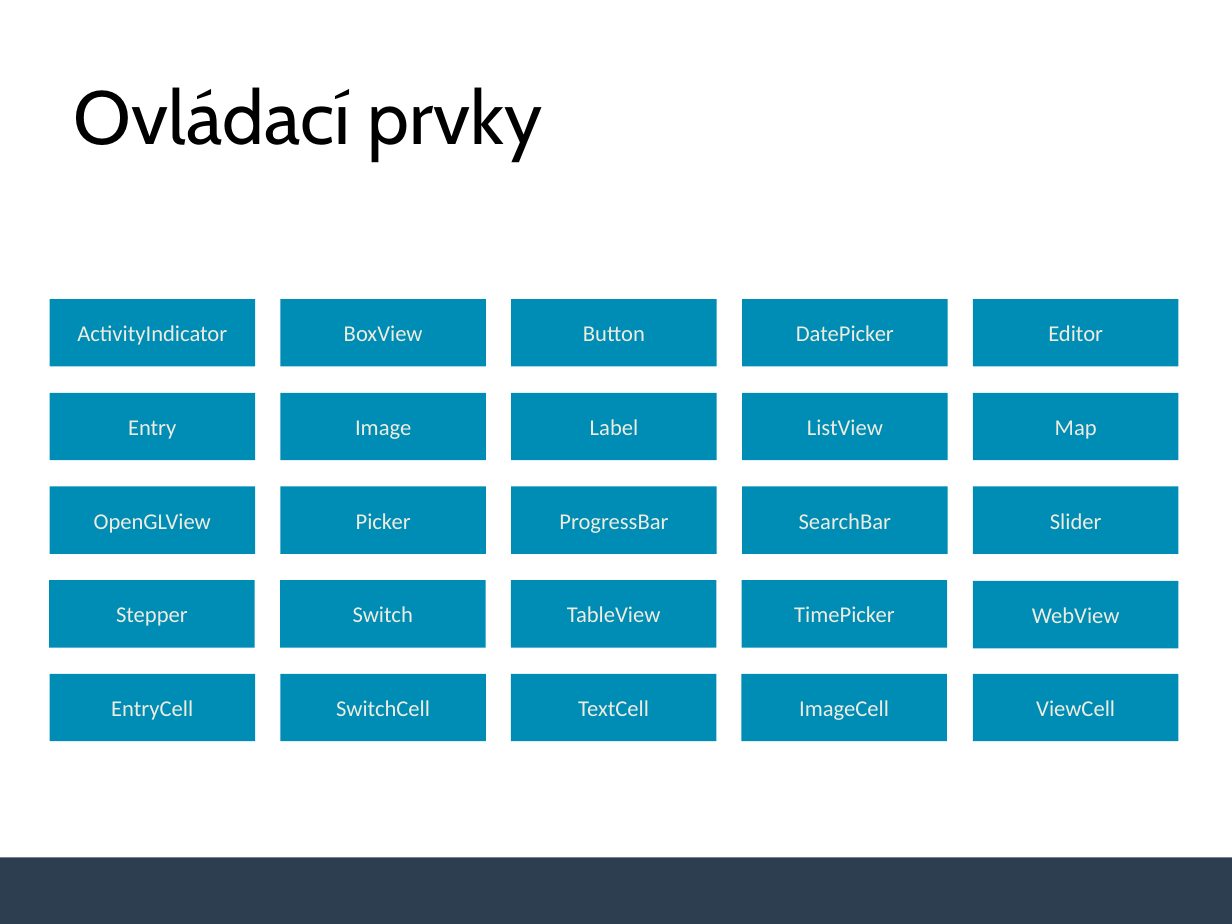
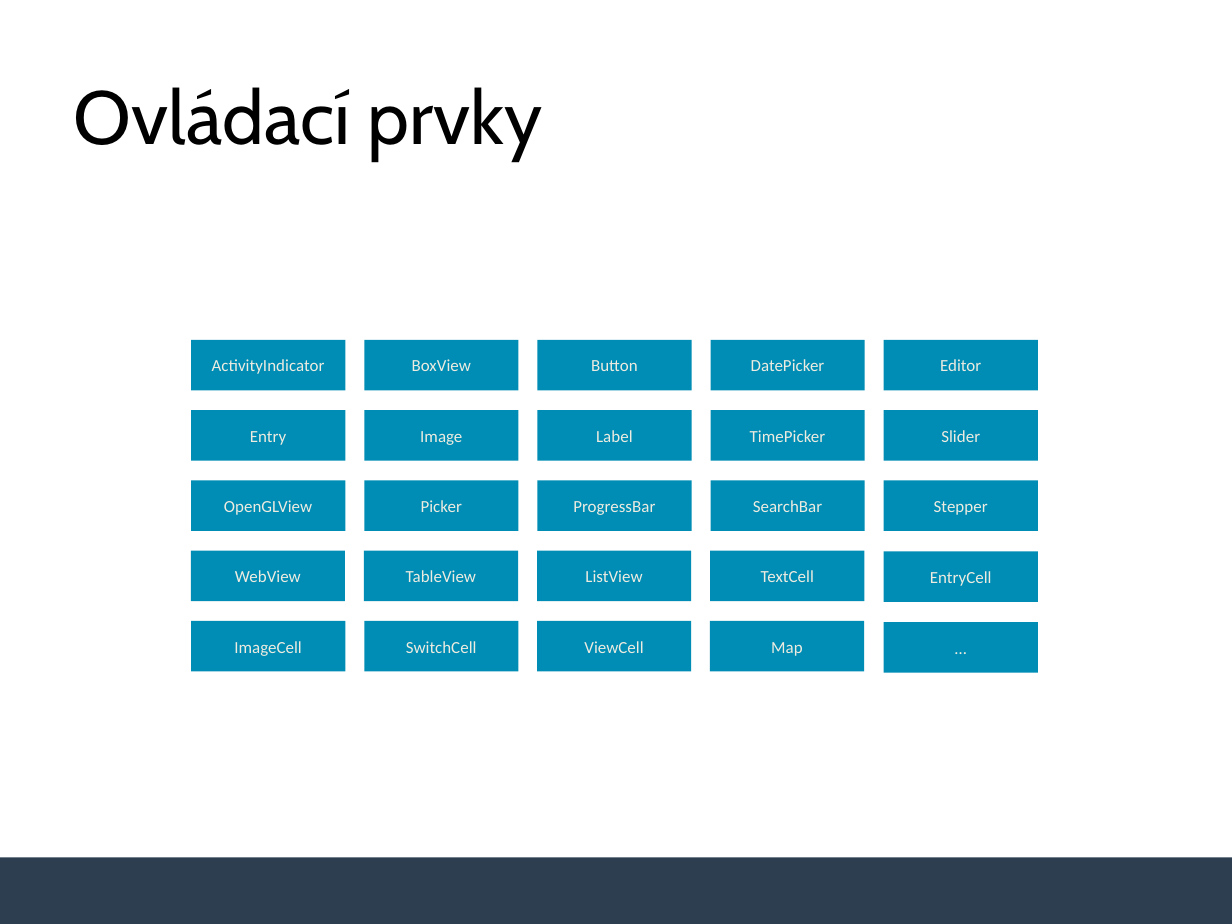
Before and after one commit to jasho/pv239-maui, a slide deck: slide 25 of Lecture/PV239-Xamarin-Lecture.pptx (slide 24 before the commit). Drawn at 1232x924 pixels with LibreOffice and Linux fonts; fonts in the diff are those of the drawing; background and template pictures are left out. Boxes give left, top, right and bottom in pixels: in the first picture for what was removed or moved away, otherwise in the second. Text is boxed around its words. In the diff, an @@ line names an element or a change of style, - is before the commit and + after.

Commit message:
Updated presentation for lecture.

```diff
--- a/Lecture/PV239-Xamarin-Lecture.pptx
+++ b/Lecture/PV239-Xamarin-Lecture.pptx
@@ rounded rectangle "ActivityIndicator": place and size @@
-rounded rectangle "ActivityIndicator" at [49, 299, 255, 367]
+rounded rectangle "ActivityIndicator" at [191, 340, 345, 391]
@@ rounded rectangle "BoxView": place and size @@
-rounded rectangle "BoxView" at [281, 299, 487, 367]
+rounded rectangle "BoxView" at [365, 340, 519, 391]
@@ rounded rectangle "Button": place and size @@
-rounded rectangle "Button" at [511, 299, 717, 367]
+rounded rectangle "Button" at [537, 340, 691, 391]
@@ rounded rectangle "DatePicker": place and size @@
-rounded rectangle "DatePicker" at [742, 299, 947, 367]
+rounded rectangle "DatePicker" at [711, 340, 865, 391]
@@ rounded rectangle "Editor": place and size @@
-rounded rectangle "Editor" at [973, 299, 1179, 367]
+rounded rectangle "Editor" at [883, 340, 1037, 391]
@@ rounded rectangle "Entry": place and size @@
-rounded rectangle "Entry" at [49, 393, 255, 461]
+rounded rectangle "Entry" at [191, 410, 345, 461]
@@ rounded rectangle "Image": place and size @@
-rounded rectangle "Image" at [281, 393, 487, 461]
+rounded rectangle "Image" at [365, 410, 519, 461]
@@ rounded rectangle "Label": place and size @@
-rounded rectangle "Label" at [511, 393, 717, 461]
+rounded rectangle "Label" at [537, 410, 691, 461]
@@ rounded rectangle "TimePicker": place and size @@
-rounded rectangle "TimePicker" at [742, 580, 947, 648]
+rounded rectangle "TimePicker" at [711, 410, 865, 461]
@@ rounded rectangle "Slider": place and size @@
-rounded rectangle "Slider" at [973, 487, 1179, 554]
+rounded rectangle "Slider" at [883, 410, 1037, 461]
@@ rounded rectangle "OpenGLView": place and size @@
-rounded rectangle "OpenGLView" at [49, 487, 255, 554]
+rounded rectangle "OpenGLView" at [191, 480, 345, 531]
@@ rounded rectangle "Picker": place and size @@
-rounded rectangle "Picker" at [281, 487, 487, 554]
+rounded rectangle "Picker" at [365, 480, 519, 531]
@@ rounded rectangle "ProgressBar": place and size @@
-rounded rectangle "ProgressBar" at [511, 487, 717, 554]
+rounded rectangle "ProgressBar" at [537, 480, 691, 531]
@@ rounded rectangle "SearchBar": place and size @@
-rounded rectangle "SearchBar" at [742, 487, 947, 554]
+rounded rectangle "SearchBar" at [711, 480, 865, 531]
@@ rounded rectangle "Stepper": place and size @@
-rounded rectangle "Stepper" at [49, 580, 255, 648]
+rounded rectangle "Stepper" at [883, 480, 1037, 531]
@@ rounded rectangle "WebView": place and size @@
-rounded rectangle "WebView" at [973, 582, 1179, 649]
+rounded rectangle "WebView" at [191, 551, 345, 601]
@@ rounded rectangle "TableView": place and size @@
-rounded rectangle "TableView" at [511, 580, 717, 648]
+rounded rectangle "TableView" at [363, 551, 517, 601]
@@ rounded rectangle "ListView": place and size @@
-rounded rectangle "ListView" at [742, 393, 947, 461]
+rounded rectangle "ListView" at [537, 551, 691, 601]
@@ rounded rectangle "TextCell": place and size @@
-rounded rectangle "TextCell" at [511, 674, 717, 742]
+rounded rectangle "TextCell" at [711, 551, 865, 601]
@@ rounded rectangle "EntryCell": place and size @@
-rounded rectangle "EntryCell" at [49, 674, 255, 742]
+rounded rectangle "EntryCell" at [883, 551, 1037, 601]
@@ rounded rectangle removed at [280, 580, 485, 648] @@
-Switch
@@ rounded rectangle "ImageCell": place and size @@
-rounded rectangle "ImageCell" at [742, 674, 947, 742]
+rounded rectangle "ImageCell" at [191, 621, 345, 671]
@@ rounded rectangle "SwitchCell": place and size @@
-rounded rectangle "SwitchCell" at [281, 674, 487, 742]
+rounded rectangle "SwitchCell" at [365, 621, 519, 671]
@@ size 13.2 to 9.9 pt in 24 elements at [537, 410, 691, 461], [537, 480, 691, 531], [537, 340, 691, 391], [365, 410, 519, 461], [711, 480, 865, 531], [365, 480, 519, 531], [711, 340, 865, 391], [365, 340, 519, 391], [191, 410, 345, 461], [191, 480, 345, 531], [365, 621, 519, 671], [191, 340, 345, 391], [883, 340, 1037, 391], [363, 551, 517, 601], [883, 410, 1037, 461], [711, 410, 865, 461], [710, 621, 864, 671], [883, 480, 1037, 531], [191, 551, 345, 601], [883, 551, 1037, 601], [711, 551, 865, 601], [537, 551, 691, 601], [191, 621, 345, 671], [537, 621, 691, 671] @@
@@ rounded rectangle "ViewCell": place and size @@
-rounded rectangle "ViewCell" at [973, 674, 1179, 742]
+rounded rectangle "ViewCell" at [537, 621, 691, 671]
@@ rounded rectangle "Map": place and size @@
-rounded rectangle "Map" at [973, 393, 1179, 461]
+rounded rectangle "Map" at [710, 621, 864, 671]
@@ rounded rectangle added at [883, 622, 1037, 673], fill #008DB5, 9.9 pt, text #EEECE1 @@
+…
```
Also in this commit, not shown: 4 other slides changed, 8 slides added, 7 slides removed.
